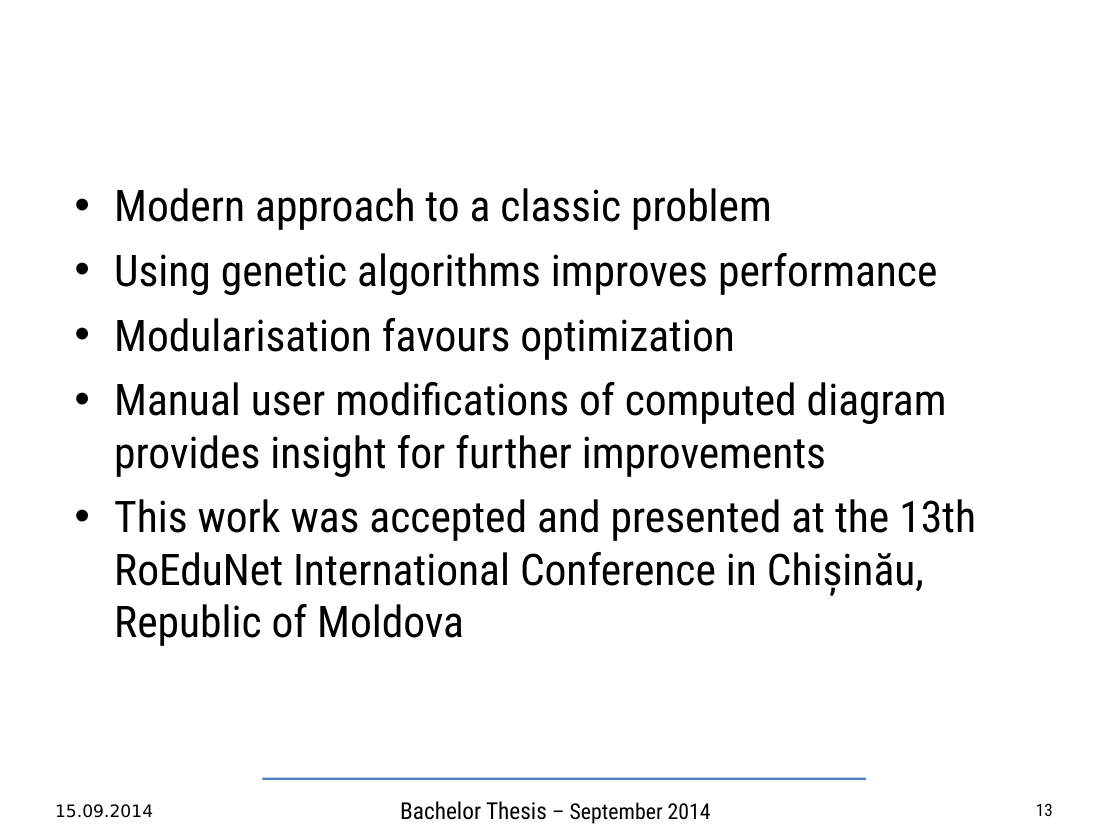
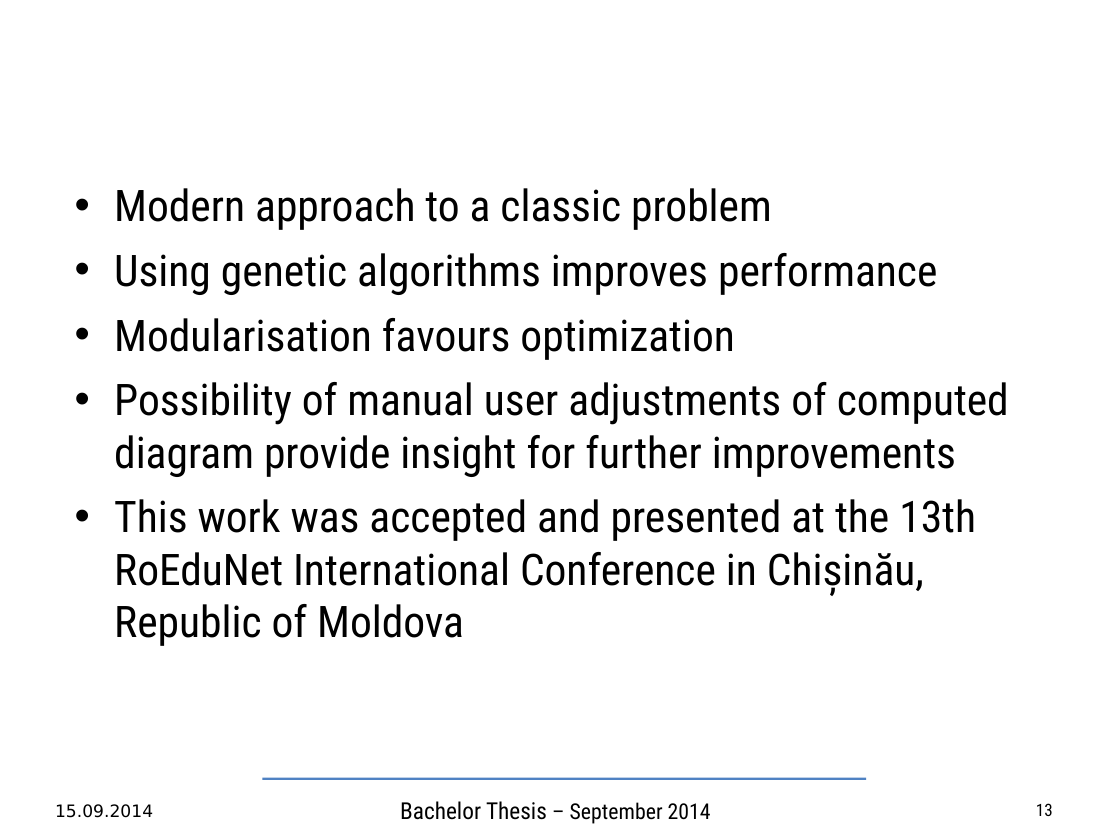
Before and after one commit to TudorVisan/Diploma, a slide deck: slide 13 of andrei.musat/prez/articol/bachelor-slides-en.odp. Drawn at 1120x840 pixels with LibreOffice and Linux fonts; fonts in the diff are those of the drawing; background and template pictures are left out. Boxes give left, top, right and bottom in pixels: in the first picture for what was removed or moved away, otherwise in the second. Text is boxed around its words. In the diff, an @@ line names an element or a change of style, - is before the commit and + after.

Commit message:
Final presentation

```diff
--- a/andrei.musat/prez/articol/bachelor-slides-en.odp
+++ b/andrei.musat/prez/articol/bachelor-slides-en.odp
@@ text at (114,382,1009,477): text changed @@
-• Manual user modifications of computed diagram provides insight for further improvements
+• Possibility of manual user adjustments of computed diagram provide insight for further improvements
```
Also in this commit, not shown: 3 other slides changed.
